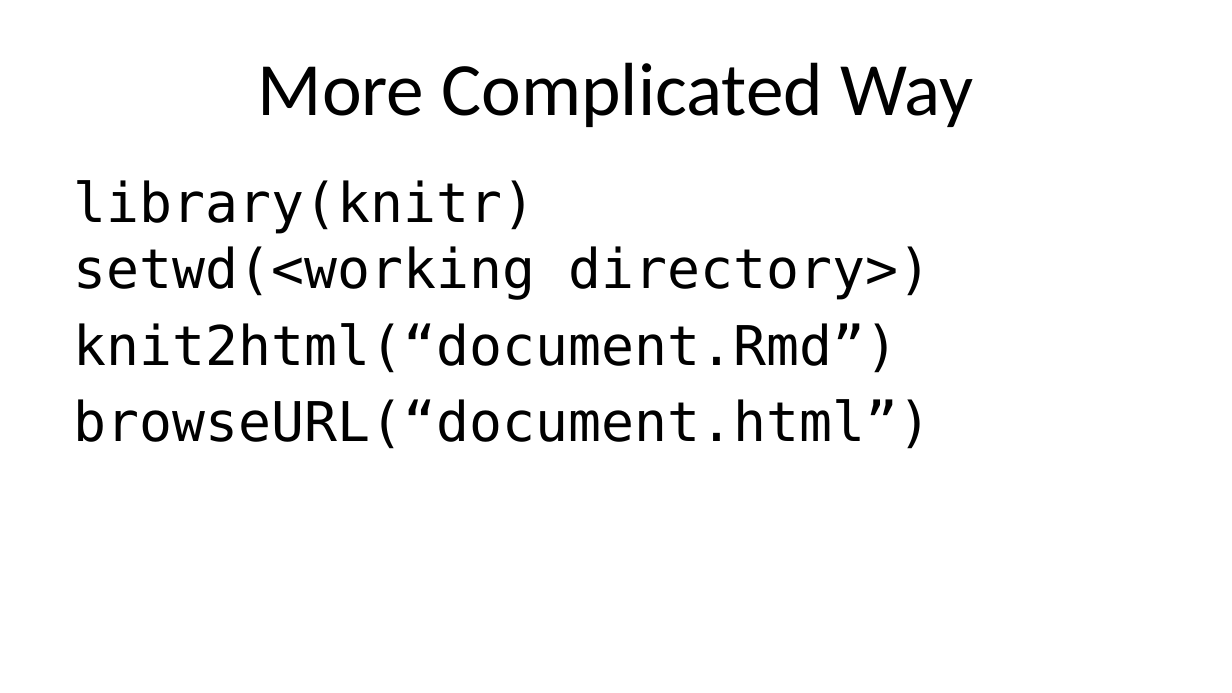
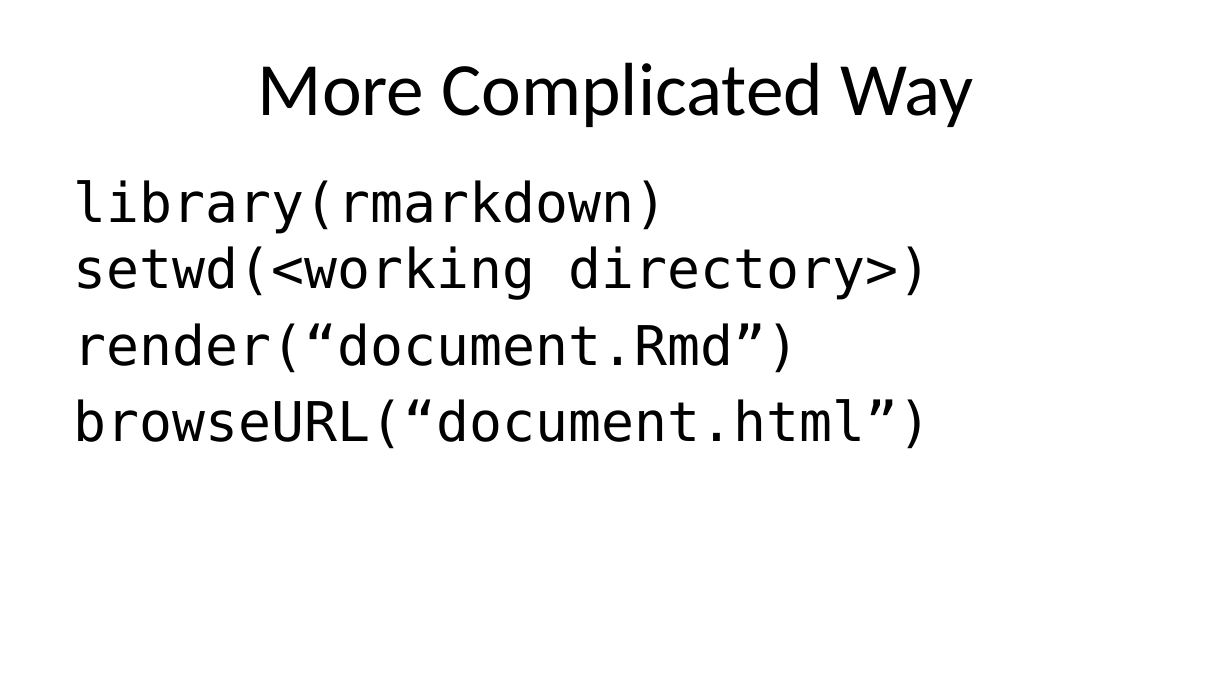
Before and after one commit to Max201510/Biostat776, a slide deck: slide 19 of notes/knitr.pptx. Drawn at 1232x693 pixels with LibreOffice and Linux fonts; fonts in the diff are those of the drawing. Boxes give left, top, right and bottom in pixels: in the first picture for what was removed or moved away, otherwise in the second. Text is boxed around its words. In the diff, an @@ line names an element or a change of style, - is before the commit and + after.

Commit message:
knitr update

```diff
--- a/notes/knitr.pptx
+++ b/notes/knitr.pptx
@@ text at bbox=[74, 180, 931, 373]: text changed @@
-library(knitr)
-setwd(<working directory>)
-knit2html(“document.Rmd”)
+library(rmarkdown)
+setwd(<working directory>)
+render(“document.Rmd”)
```
Also in this commit, not shown: 8 other slides changed, 7 other files.
